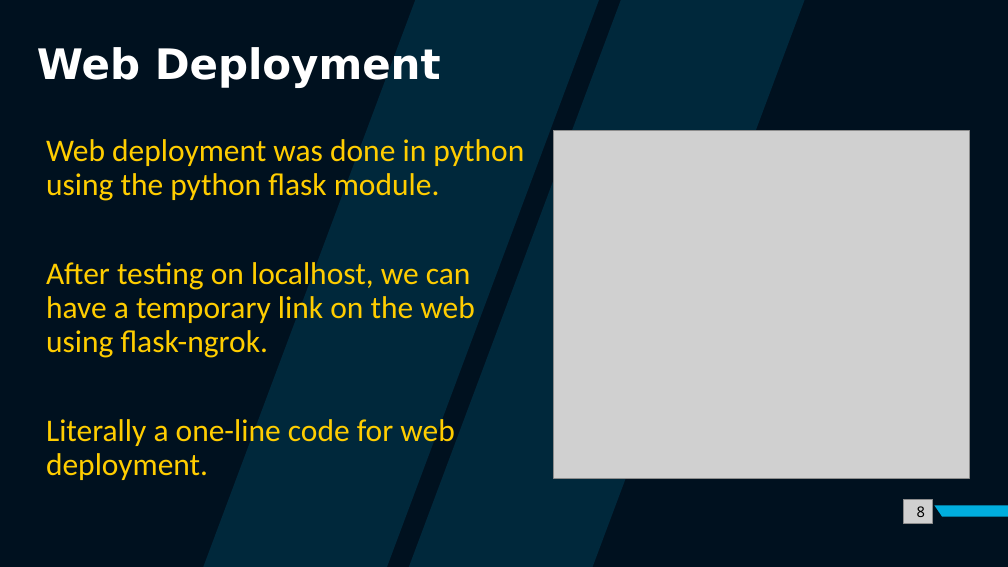
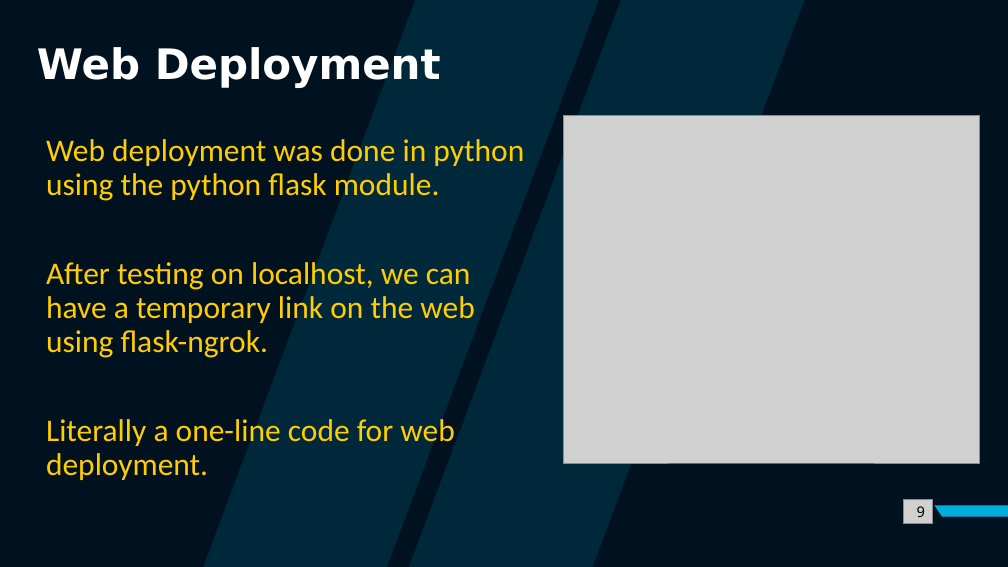
Before and after one commit to HackerSpace-PESU/fakenews-classifier, a slide deck: slide 9 of FinalProject.pptx (slide 8 before the commit). Drawn at 1008x567 pixels with LibreOffice and Linux fonts; fonts in the diff are those of the drawing; grey boxes stand for pictures. Boxes give left, top, right and bottom in pixels: in the first picture for what was removed or moved away, otherwise in the second. Text is boxed around its words. In the diff, an @@ line names an element or a change of style, - is before the commit and + after.

```diff
--- a/FinalProject.pptx
+++ b/FinalProject.pptx
@@ picture moved from (x1=554, y1=131, x2=970, y2=479) to (x1=563, y1=116, x2=980, y2=464) @@
@@ page number at (x1=917, y1=506, x2=925, y2=517): text changed @@
-8
+9
```
Also in this commit, not shown: 8 other slides changed, 1 slide added.
